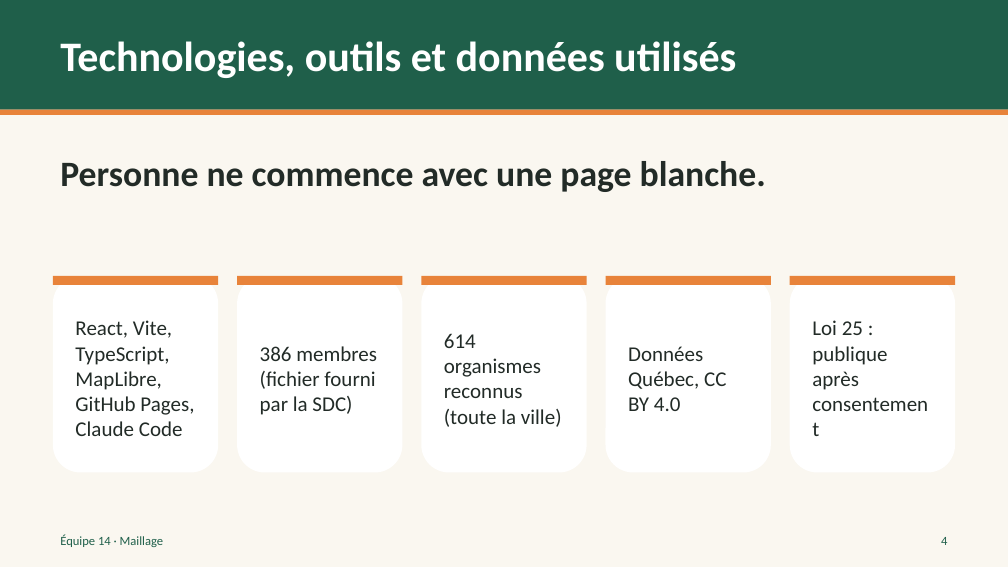
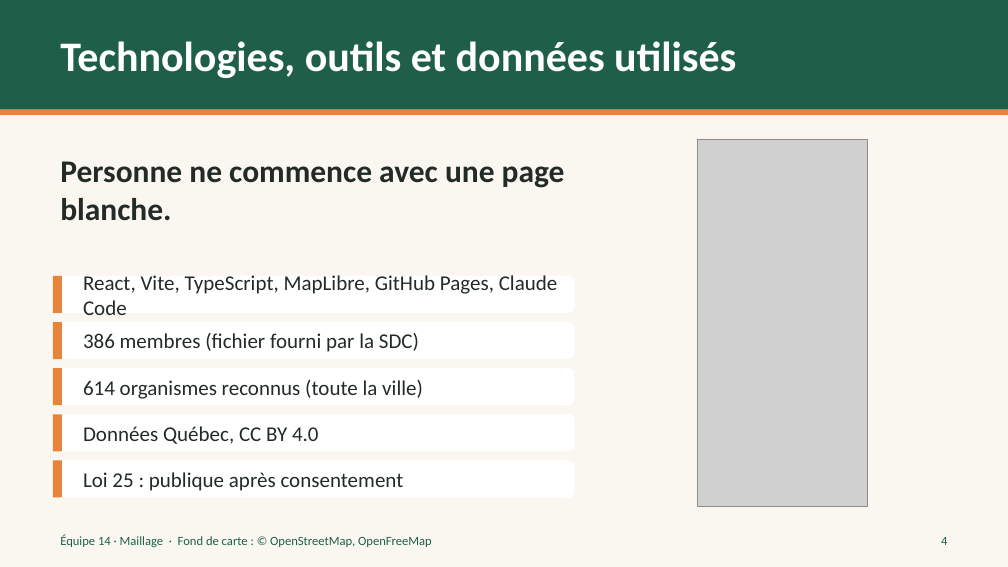
Before and after one commit to cianthiffault2006-png/hackathon-saint-roch-2026, a slide deck: slide 4 of docs/pitch/Maillage.pptx. Drawn at 1008x567 pixels with LibreOffice and Linux fonts; fonts in the diff are those of the drawing; grey boxes stand for pictures. Boxes give left, top, right and bottom in pixels: in the first picture for what was removed or moved away, otherwise in the second. Text is boxed around its words. In the diff, an @@ line names an element or a change of style, - is before the commit and + after.

```diff
--- a/docs/pitch/Maillage.pptx
+++ b/docs/pitch/Maillage.pptx
@@ text "Personne ne commence avec une ..." at [60,161,565,221]: size 34 to 30 pt @@
@@ picture added at [698,140,867,507] @@
@@ rectangle: place and size @@
-rectangle at [53,276,219,285]
+rectangle at [53,276,62,313]
@@ rounded rectangle: place and size @@
-rounded rectangle at [53,276,219,473]
+rounded rectangle at [53,276,575,313]
@@ text "React, Vite, TypeScript, MapLibre, GitHub ..." rewrapped from [75,320,194,436] to [83,275,558,315] @@
@@ rounded rectangle: place and size @@
-rounded rectangle at [237,276,403,473]
+rounded rectangle at [53,322,575,359]
@@ rectangle: place and size @@
-rectangle at [237,276,403,285]
+rectangle at [53,322,62,359]
@@ text "386 membres (fichier fourni par ..." rewrapped from [260,346,377,415] to [83,333,419,352] @@
@@ rounded rectangle: place and size @@
-rounded rectangle at [421,276,587,473]
+rounded rectangle at [53,368,575,405]
@@ rectangle: place and size @@
-rectangle at [421,276,587,285]
+rectangle at [53,368,62,405]
@@ text "614 organismes reconnus (toute la ..." rewrapped from [444,333,562,427] to [83,380,423,399] @@
@@ rounded rectangle: place and size @@
-rounded rectangle at [606,276,771,473]
+rounded rectangle at [53,414,575,451]
@@ rectangle: place and size @@
-rectangle at [606,276,771,285]
+rectangle at [53,414,62,451]
@@ text "Données Québec, CC BY 4.0" rewrapped from [628,346,726,411] to [83,426,319,444] @@
@@ rounded rectangle: place and size @@
-rounded rectangle at [790,276,956,473]
+rounded rectangle at [53,461,575,498]
@@ rectangle: place and size @@
-rectangle at [790,276,956,285]
+rectangle at [53,461,62,498]
@@ text "Loi 25 : publique après ..." rewrapped from [812,320,887,390] to [83,472,404,491] @@
@@ text at [60,535,432,547]: text changed @@
-Équipe 14 · Maillage
+Équipe 14 · Maillage · Fond de carte : © OpenStreetMap, OpenFreeMap
```
Also in this commit, not shown: 6 other slides changed, 12 other files.
